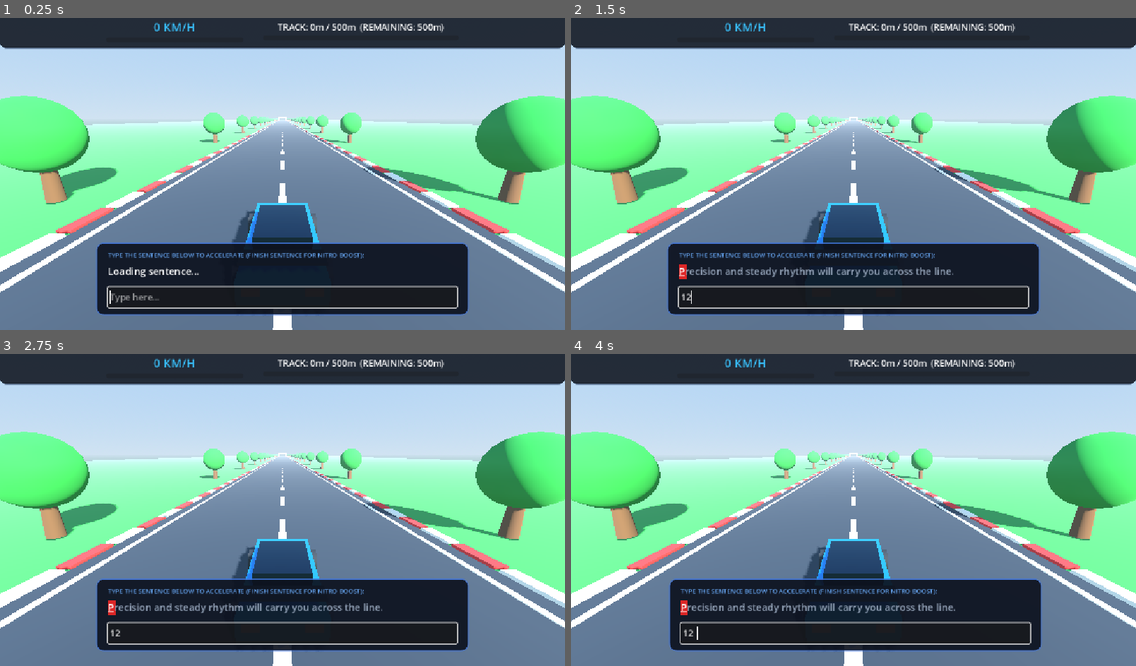
Above: before the commit, frames 1-4 (two rows, left to right).
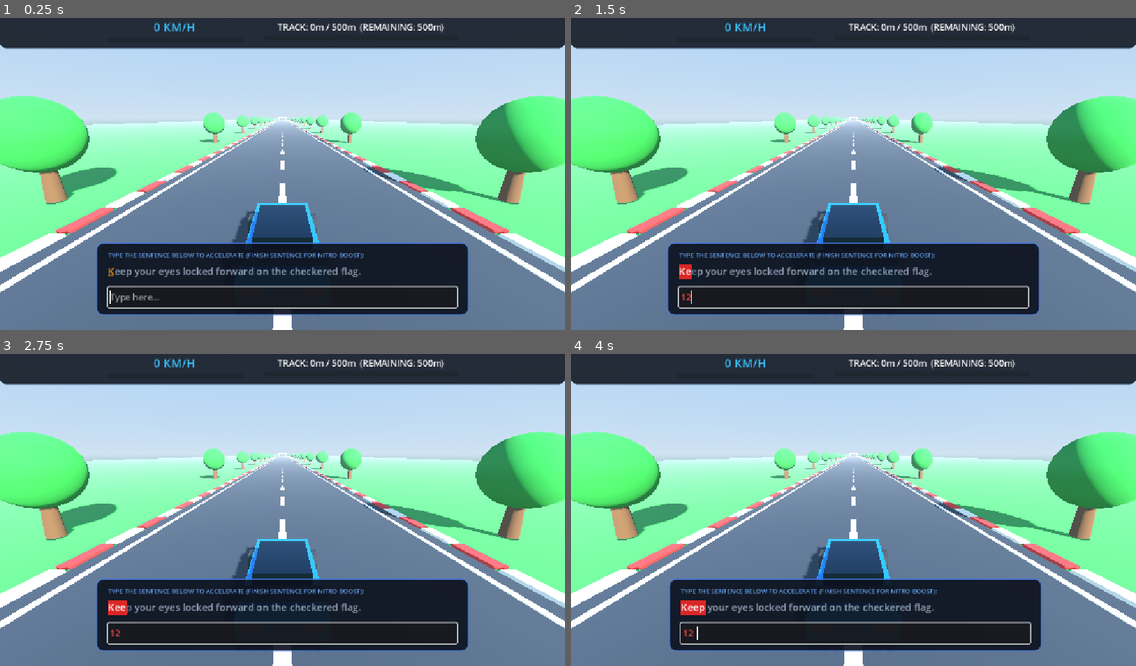
Above: after the commit, the same moments.

Repository: HasinthaPerera/NEW
Game: Godot game, scene res://main.tscn
Same seed, same stepped clock (60 frames per second), same inputs: the game is played once before the commit and once after it.
Inputs (mouse positions are in pixels of both pictures, inside the frame that each line leads up to):
- Up to frame 1 (0.25 s): no input
- Up to frame 2 (1.5 s): click (853, 295) at 0.52 s; type "12" at 0.6 s; tap Enter at 1.25, 1.35 s
- Up to frame 3 (2.75 s): tap Space at 1.52, 2.27 s; tap Enter at 2.1 s
- Up to frame 4 (4 s): tap Space at 2.75, 3.77 s; tap Enter at 2.85, 3.5, 3.6 s

The runs differ from the first frame. In frame 1, 0.6% of the frame differs, in the area x 19-64%, y 79-84%; in frame 2, 0.7%; in frame 3, 0.7%; in frame 4, 0.8%, in the area x 19-68%, y 78-91%.

Commit message:
feat: enhance typing-controlled car movement with drag, color feedback, and randomized sentences

Diff:
--- a/scripts/car.gd
+++ b/scripts/car.gd
@@ -8,7 +8,7 @@
 @export var max_nitro_speed_kmh: float = 185.0
 @export var acceleration_kmh_per_char: float = 5.5
 @export var mistake_penalty_kmh: float = 5.0
-@export var natural_drag_kmh: float = 9.0
+@export var natural_drag_kmh: float = 14.0 # Speed loss per second when player stops typing
 @export var nitro_duration: float = 3.5
 @export var nitro_boost_amount_kmh: float = 40.0
 
@@ -19,6 +19,7 @@
 var is_race_finished: bool = false
 var start_z: float = 0.0
 var distance_traveled: float = 0.0
+var time_since_last_keystroke: float = 0.0
 
 @onready var wheels: Node3D = $Visuals/Wheels
 @onready var nitro_flame: Node3D = $Visuals/NitroFlame
@@ -41,12 +42,14 @@
 			if nitro_timer <= 0.0:
 				end_nitro()
 
-		# Coasting drag when player is not actively typing
-		if not is_nitro_active:
+		time_since_last_keystroke += delta
+
+		# Coasting drag: when player stops typing (> 0.35s since last keystroke) and nitro is not active
+		if not is_nitro_active and time_since_last_keystroke > 0.35:
 			target_speed_kmh = move_toward(target_speed_kmh, 0.0, natural_drag_kmh * delta)
 
-		# Smooth acceleration toward target speed
-		var accel_rate: float = 55.0 if target_speed_kmh > current_speed_kmh else 35.0
+		# Smooth speed interpolation toward target speed
+		var accel_rate: float = 60.0 if target_speed_kmh > current_speed_kmh else 40.0
 		current_speed_kmh = move_toward(current_speed_kmh, target_speed_kmh, accel_rate * delta)
 
 	# Godot 3D: forward along -Z
@@ -57,7 +60,7 @@
 	# Compute total forward distance traveled
 	distance_traveled = maxf(0.0, start_z - global_position.z)
 
-	# Spin wheels
+	# Spin wheels proportionally to ground speed
 	if wheels:
 		var wheel_spin: float = speed_mps * delta * 5.0
 		for wheel in wheels.get_children():
@@ -80,6 +83,7 @@
 func accelerate_from_keystroke() -> void:
 	if is_race_finished:
 		return
+	time_since_last_keystroke = 0.0
 	var cap: float = max_nitro_speed_kmh if is_nitro_active else max_normal_speed_kmh
 	target_speed_kmh = clampf(target_speed_kmh + acceleration_kmh_per_char, 0.0, cap)
 
@@ -94,6 +98,7 @@
 		return
 	is_nitro_active = true
 	nitro_timer = nitro_duration
+	time_since_last_keystroke = 0.0
 	if nitro_flame:
 		nitro_flame.visible = true
 	target_speed_kmh = clampf(target_speed_kmh + nitro_boost_amount_kmh, 45.0, max_nitro_speed_kmh)
@@ -115,6 +120,7 @@
 	current_speed_kmh = 0.0
 	target_speed_kmh = 0.0
 	distance_traveled = 0.0
+	time_since_last_keystroke = 0.0
 	is_race_finished = false
 	end_nitro()
 	if camera_3d:
--- a/scripts/hud.gd
+++ b/scripts/hud.gd
@@ -54,31 +54,46 @@
 	var target_len := target.length()
 	var typed_len := typed.length()
 
+	# Visual color indicator in the input field
 	if has_error:
-		# Find the common prefix
-		var common_len := 0
-		while common_len < typed_len and common_len < target_len:
-			if typed[common_len] == target[common_len]:
-				common_len += 1
+		input_line.add_theme_color_override("font_color", Color(0.96, 0.28, 0.28))
+	else:
+		input_line.add_theme_color_override("font_color", Color(0.25, 0.90, 0.45))
+
+	var typed_matching := true
+
+	for i in range(target_len):
+		var target_char := target.substr(i, 1)
+		var escaped_char := target_char
+		if target_char == "[":
+			escaped_char = "[lb]"
+		elif target_char == "]":
+			escaped_char = "[rb]"
+
+		if i < typed_len:
+			var typed_char := typed.substr(i, 1)
+			if typed_matching and typed_char == target_char:
+				# Correctly typed characters in green
+				bb += "[color=#22c55e]" + escaped_char + "[/color]"
 			else:
-				break
+				# Incorrectly typed characters highlighted in bold red with background
+				typed_matching = false
+				var display_symbol := escaped_char if target_char != " " else "_"
+				bb += "[color=#ffffff][bgcolor=#dc2626]" + display_symbol + "[/bgcolor][/color]"
+		elif i == typed_len:
+			# Current cursor character to type next
+			if typed_matching:
+				bb += "[color=#f59e0b][u]" + escaped_char + "[/u][/color]"
+			else:
+				bb += "[color=#64748b]" + escaped_char + "[/color]"
+		else:
+			# Remaining untyped characters
+			bb += "[color=#94a3b8]" + escaped_char + "[/color]"
 
-		var correct_part := target.substr(0, common_len)
-		var error_target_char := target.substr(common_len, 1)
-		var remaining := target.substr(common_len + 1)
-
-		bb += "[color=#22c55e]" + correct_part + "[/color]"
-		bb += "[color=#ffffff][bgcolor=#dc2626][u]" + (error_target_char if error_target_char != "" else " ") + "[/u][/bgcolor][/color]"
-		bb += "[color=#94a3b8]" + remaining + "[/color]"
-	else:
-		var matched := target.substr(0, typed_len)
-		var next_char := target.substr(typed_len, 1)
-		var remaining := target.substr(typed_len + 1)
-
-		bb += "[color=#22c55e]" + matched + "[/color]"
-		if next_char != "":
-			bb += "[color=#f59e0b][u]" + next_char + "[/u][/color]"
-		bb += "[color=#e2e8f0]" + remaining + "[/color]"
+	# Overflow characters typed past target sentence length
+	if typed_len > target_len:
+		var extra := typed.substr(target_len)
+		bb += " [color=#ffffff][bgcolor=#b91c1c][i]+" + extra + "[/i][/bgcolor][/color]"
 
 	sentence_display.text = bb
 
--- a/scripts/main.gd
+++ b/scripts/main.gd
@@ -26,7 +26,9 @@
 	# Connect Track signals
 	track.player_crossed_finish_line.connect(_on_player_won)
 
-	# Initial UI state
+	# Initial UI state & display first random sentence
+	typing_manager.reset_sentences()
+	hud.update_sentence_display(typing_manager.current_target_sentence, "", false)
 	hud.update_distance(0.0, track.track_length)
 	hud.update_speed(0.0, car.max_normal_speed_kmh, false)
 
@@ -84,5 +86,6 @@
 	track.reset_finish()
 	typing_manager.reset_sentences()
 	hud.reset_hud()
+	hud.update_sentence_display(typing_manager.current_target_sentence, "", false)
 	hud.update_distance(0.0, track.track_length)
 	hud.update_speed(0.0, car.max_normal_speed_kmh, false)
--- a/scripts/typing_manager.gd
+++ b/scripts/typing_manager.gd
@@ -17,11 +17,15 @@
 	"Nitro is ready to ignite the straightaway now.",
 	"Feel the thunderous roar of the turbocharged engine.",
 	"Speed is a craft honed by quick and accurate hands.",
-	"Push beyond every limit to claim first place today."
+	"Push beyond every limit to claim first place today.",
+	"Smooth acceleration wins the race on every straight.",
+	"Full throttle ahead as the tires grip the asphalt.",
+	"Master the keyboard and leave the competition behind.",
+	"Lightning fast reflexes pave the way to victory.",
+	"Feel the rush of wind as your speed climbs higher."
 ]
 
-var sentence_list: Array[String] = []
-var sentence_index: int = 0
+var sentence_pool: Array[String] = []
 var current_target_sentence: String = ""
 var last_input_text: String = ""
 
@@ -35,31 +39,34 @@
 	reset_sentences()
 
 func reset_sentences() -> void:
-	sentence_list = SENTENCES.duplicate()
-	sentence_list.shuffle()
-	sentence_index = 0
+	sentence_pool = SENTENCES.duplicate()
+	sentence_pool.shuffle()
 	total_keystrokes = 0
 	correct_keystrokes = 0
 	error_keystrokes = 0
 	start_time_msec = 0
 	is_racing = false
 	last_input_text = ""
-	_load_current_sentence()
+	_load_next_sentence()
 
-func _load_current_sentence() -> void:
-	if sentence_index >= sentence_list.size():
-		sentence_index = 0
-		sentence_list.shuffle()
-	current_target_sentence = sentence_list[sentence_index]
+func _load_next_sentence() -> void:
+	if sentence_pool.is_empty():
+		sentence_pool = SENTENCES.duplicate()
+		sentence_pool.shuffle()
+		# Avoid picking the exact same sentence consecutively if possible
+		if sentence_pool.size() > 1 and sentence_pool[0] == current_target_sentence:
+			var swapped: String = sentence_pool.pop_front()
+			sentence_pool.push_back(swapped)
+
+	current_target_sentence = sentence_pool.pop_front()
 	last_input_text = ""
 	sentence_updated.emit(current_target_sentence, "", false)
 
 func on_input_changed(new_text: String) -> bool:
-	if not is_racing:
+	if not is_racing and new_text.length() > 0:
 		is_racing = true
 		start_time_msec = Time.get_ticks_msec()
 
-	var target_len := current_target_sentence.length()
 	var input_len := new_text.length()
 	var was_backspace := input_len < last_input_text.length()
 
@@ -80,12 +87,11 @@
 	last_input_text = new_text
 	_emit_stats()
 
-	# Sentence completion
+	# Sentence completion check
 	if new_text == current_target_sentence:
 		sentence_completed.emit(current_target_sentence)
-		sentence_index += 1
-		_load_current_sentence()
-		return true # signal to clear the input field
+		_load_next_sentence()
+		return true # Signal to clear the input field
 
 	sentence_updated.emit(current_target_sentence, new_text, not is_match)
 	return false
Not shown, added: scripts/hud.gd.uid
Not shown, added: scripts/main.gd.uid
Not shown, added: scripts/track.gd.uid
Not shown, added: scripts/typing_manager.gd.uid
